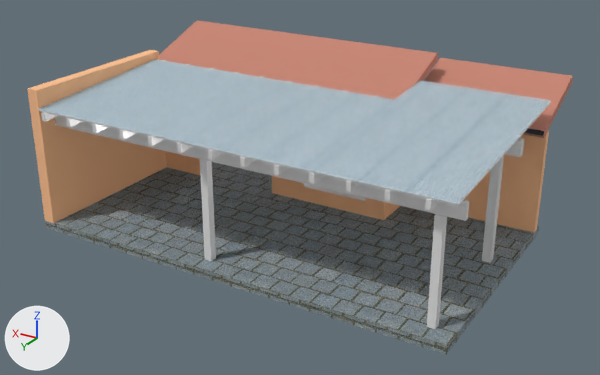
One commit to the glTF model Pergola_45deg.gltf: the scene before it, then after it.
One viewpoint serves both versions: a 50 mm camera at (-4.44, 12.79, 9.12) aimed at (5.22, -3.31, 1.07). The lights are fixed; the arrows at lower left show +X, +Y and +Z. The older version comes first. Vertices at exactly the same position are counted once.

The first picture shows 'Pergola_Concept_no_rear_beam_45_deg_supportBH_WAVE_5_EDITABLE_EDITED_LATHS_SUNTUF_FINAL'.
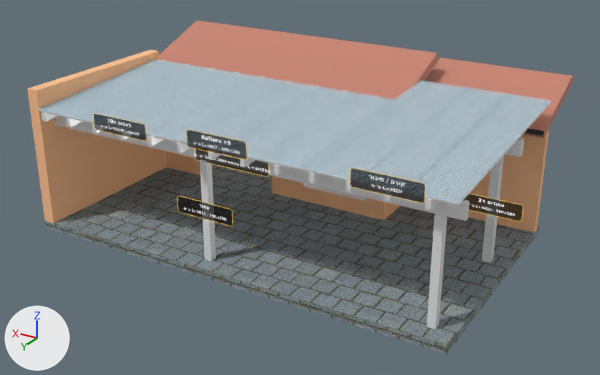
Boxes (x1, y1, x2, y2) around the edits, measured in the pictures (600 x 375 px):
part 1 of me_mesh_0, added: after (93, 113, 523, 226)

Edits to the bpy script that builds the scene:
```text
Add img_dimension_labels_png:
    img_dimension_labels_png = load_image('dimension_labels.png', 'dimension_labels.png', 1200, 1080, 'sRGB')
Add mat_dimension_labels:
    mat_dimension_labels = bpy.data.materials.new('Dimension_Labels')
    # uses the picture img_dimension_labels_png
Change me_mesh_0:
    used by ob_pergola_concept_no_rear_beam_45_deg_supportbh_wave_5_editable_edited_laths_suntuf_final; location = (0.0, 0.0, 0.0)
    remove me_mesh_0.from_pydata(...)  # 5179 vertices, 9519 faces; spans x 0.0..10.83, y -7.55..0.06, z 0.0..3.96
    add me_mesh_0.from_pydata(...)  # 5219 vertices, 9539 faces; spans x -0.22..10.83, y -7.55..0.12, z 0.0..3.96
    me_mesh_0 part 1
    20 vertices are added at x -0.22..8.52, y -5.56..0.12, z 1.22..3.33
    12 new vertices lie (0.0, 0.0, 0.44) away from vertices in x -0.22..8.52, y -5.56..0.12, z 1.36..3.33
    8 new vertices lie (0.0, 0.0, 0.46) away from vertices in x 4.05..6.68, y -4.32..-0.38, z 1.22..2.79
    20 new faces join them, mat_dimension_labels
    add me_mesh_0.materials.append(mat_dimension_labels)
```
